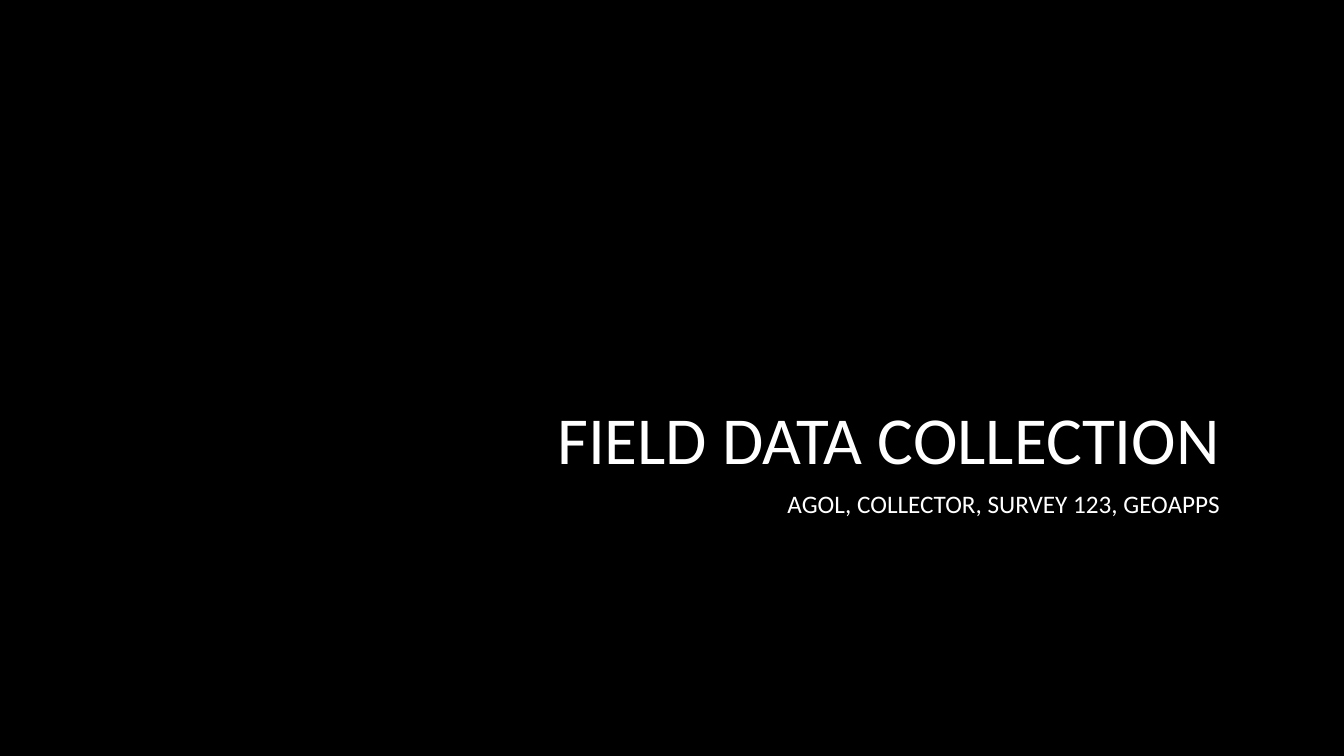
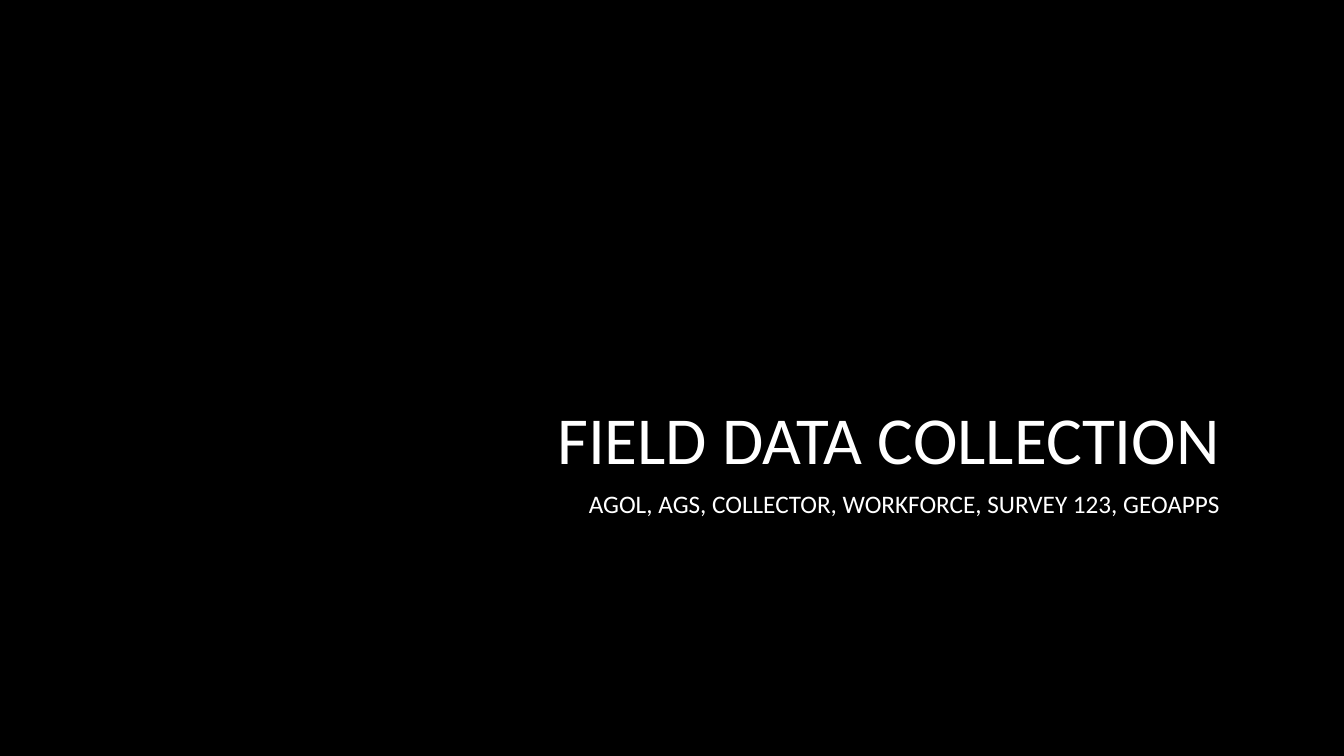
Before and after one commit to jbchurchill/current_presentations, a slide deck: slide 1 of FieldDataCollection.pptx. Drawn at 1344x756 pixels with LibreOffice and Linux fonts; fonts in the diff are those of the drawing; background and template pictures are left out. Boxes give left, top, right and bottom in pixels: in the first picture for what was removed or moved away, otherwise in the second. Text is boxed around its words. In the diff, an @@ line names an element or a change of style, - is before the commit and + after.

Commit message:
made changes to FieldDataCollection.pptx and started a new folder (DPU_pres) that has some images I will use in a presentation for TuGIS 2017.

```diff
--- a/FieldDataCollection.pptx
+++ b/FieldDataCollection.pptx
@@ subtitle at <box>589,496,1219,516</box>: text changed @@
-AGOL, COLLECTOR, SURVEY 123, GEOAPPS
+AGOL, AGS, COLLECTOR, WORKFORCE, SURVEY 123, GEOAPPS
```
Also in this commit, not shown: 1 other slide changed, 9 other files.
